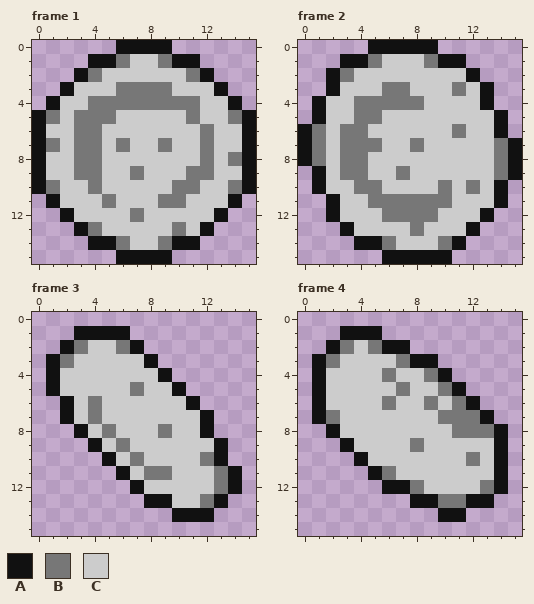
Two states of a pixel-art file, art/cell/ase/cell.ase. The first picture shows the starting point.
16x16 pixels, 8 frames. Shown: frame 1, frame 2, frame 3, frame 4. The commit also changed other frames, which this record leaves out.
Palette (. is transparent): A #111111  B #777777  C #cccccc
After the commit:
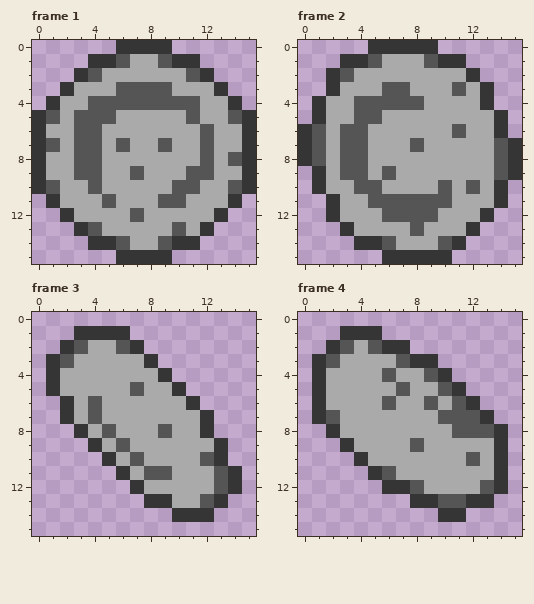
Change:
@@ palette @@
-A #111111
+A #353535
-B #777777
+B #555555
-C #cccccc
+C #aaaaaa
--- frame 2, layer "Texture"
@@ x 3..9 @@
  6 BBCCCCC
- 7 BBBCCBC
+ 7 BBCCCBC
  8 BBCCCCC
- 9 BBCCBCC
+ 9 BBCBCCC
 10 CBBCCCC
Pixel boxes of the changes (left, top, right, bottom) in both pictures:
changed: (32, 40, 256, 264)
changed: (298, 40, 522, 264)
changed: (46, 326, 242, 522)
changed: (312, 326, 508, 522)
